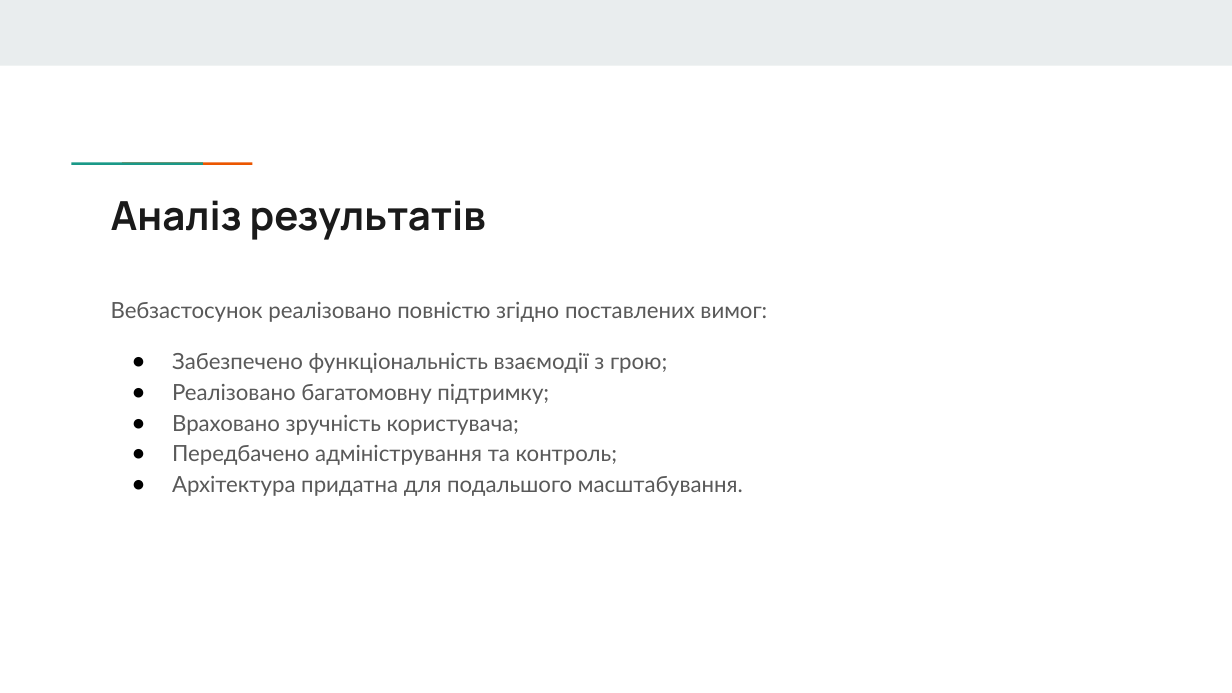
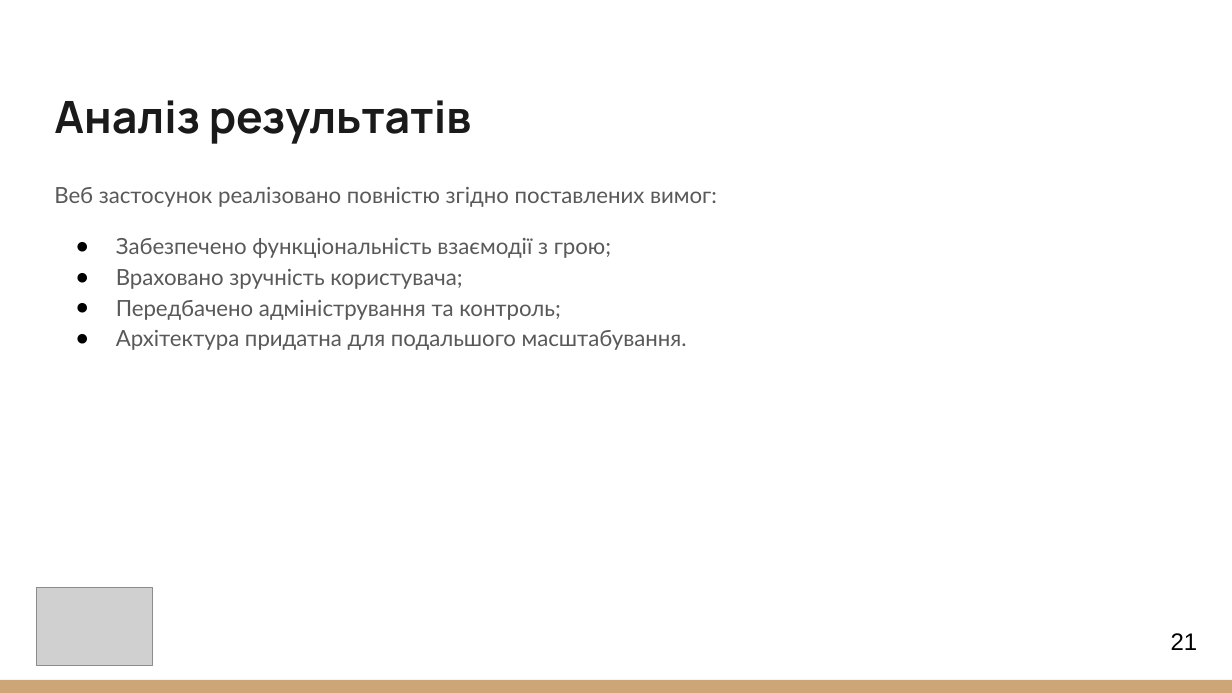
Before and after one commit to NureBalytskyiIhor/CPP, a slide deck: slide 21 of 2025_Б_ККП_ПЗПІ-22-4_Балицький_І_О/2025_Б_ККП_ПЗПІ-22-4_Балицький_І_О.pptx. Drawn at 1232x693 pixels with LibreOffice and Linux fonts; fonts in the diff are those of the drawing; grey boxes stand for pictures. Boxes give left, top, right and bottom in pixels: in the first picture for what was removed or moved away, otherwise in the second. Text is boxed around its words. In the diff, an @@ line names an element or a change of style, - is before the commit and + after.

```diff
--- a/2025_Б_ККП_ПЗПІ-22-4_Балицький_І_О/2025_Б_ККП_ПЗПІ-22-4_Балицький_І_О.pptx
+++ b/2025_Б_ККП_ПЗПІ-22-4_Балицький_І_О/2025_Б_ККП_ПЗПІ-22-4_Балицький_І_О.pptx
@@ rectangle removed at <box>0,0,1232,65</box> @@
@@ title "Аналіз результатів": place and size @@
-title "Аналіз результатів" at <box>111,200,486,240</box>
+title "Аналіз результатів" at <box>54,100,471,144</box>
@@ title "Аналіз результатів" at <box>54,100,471,144</box>: size 23.4 to 26 pt; vertical alignment top to bottom @@
@@ text "Веб застосунок реалізовано повністю згідно ...": place and size @@
-text "Веб застосунок реалізовано повністю згідно ..." at <box>111,302,767,496</box>
+text "Веб застосунок реалізовано повністю згідно ..." at <box>54,187,717,350</box>
@@ rectangle removed at <box>112,160,163,166</box> @@
@@ rectangle removed at <box>161,160,212,166</box> @@
@@ text at <box>54,187,717,207</box>: spaces changed @@
-Вебзастосунок реалізовано повністю згідно поставлених вимог:
+Веб застосунок реалізовано повністю згідно поставлених вимог:
@@ text at <box>172,384,549,404</box>: paragraph removed @@
-● Реалізовано багатомовну підтримку;
@@ picture added at <box>36,588,152,667</box> @@
@@ page number added at <box>1171,633,1198,650</box>, 14 pt, text #000000 @@
+21
@@ rectangle added at <box>0,680,1232,693</box>, fill #CCA677 @@
```
Also in this commit, not shown: 21 other slides changed, 2 other files.
